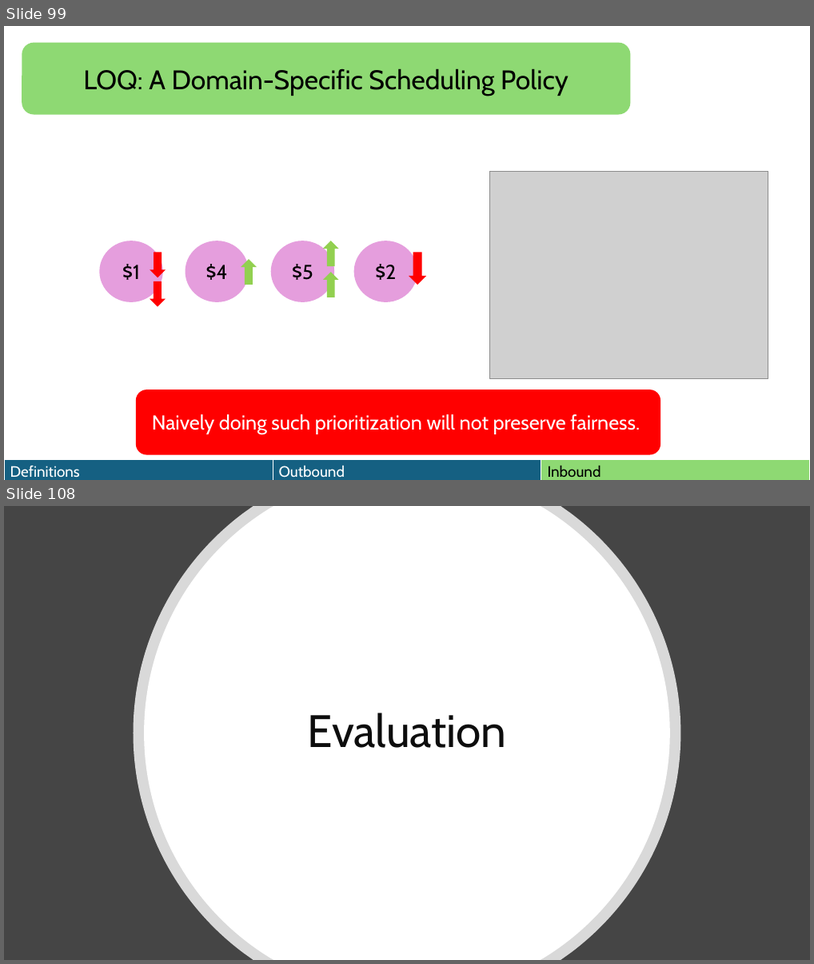
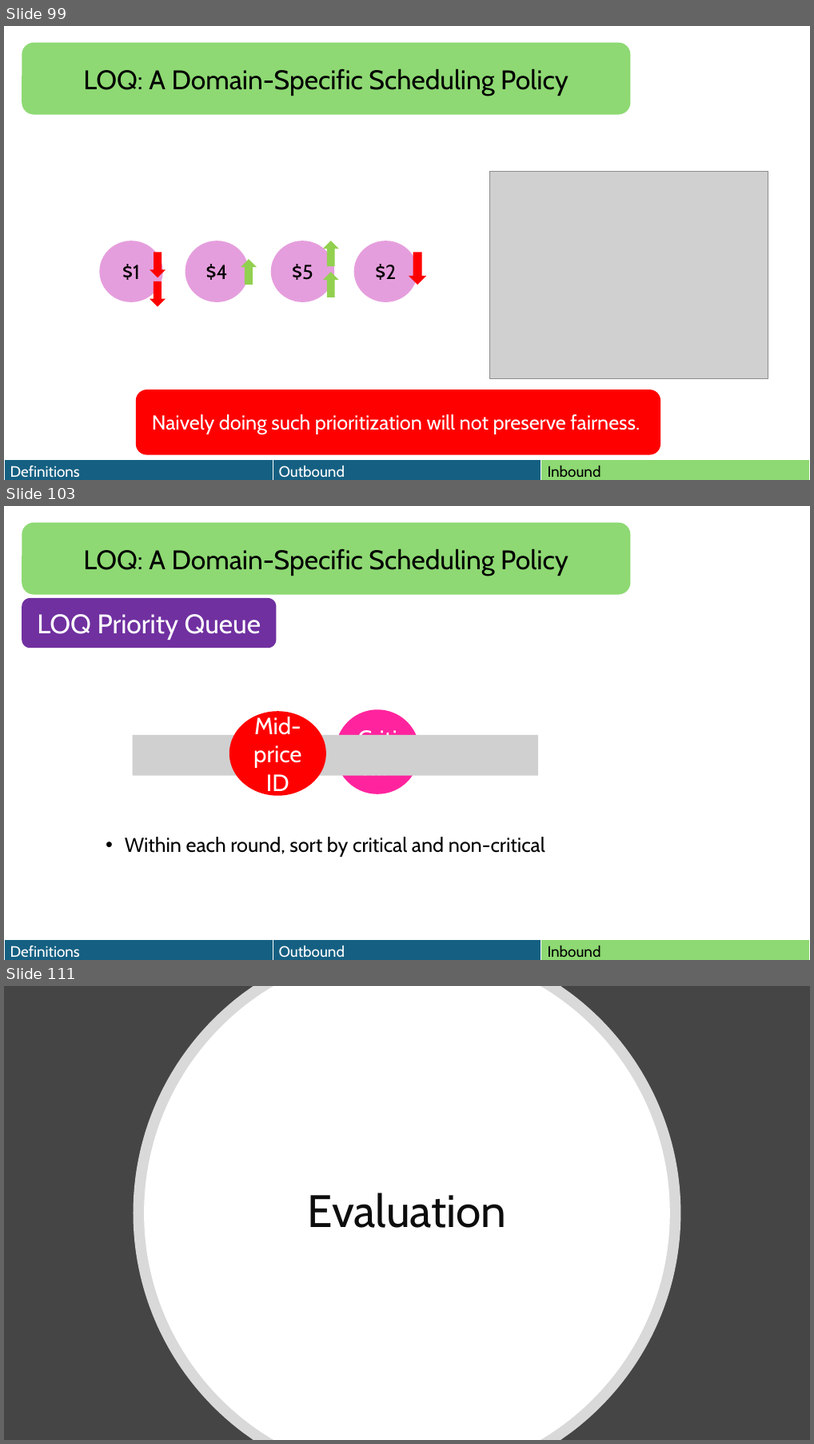
Before and after one commit to HaseebLUMS/Onyx-Presentation, a slide deck: thesis-latency-fairness.pptx. Shown one above the other, each under a label of ours: slides 99 and 108 before the commit, slides 99, 103 and 111 after it; the slides between them are not shown. The pictures are 814x964 and 814x1444 pixels, drawn with LibreOffice and Linux fonts; fonts in the diff are those of the drawing; grey boxes stand for pictures. Boxes give left, top, right and bottom in pixels: in the first picture for what was removed or moved away, otherwise in the second. Text is boxed around its words. In the diff, an @@ line names an element or a change of style, - is before the commit and + after.

```diff
--- a/thesis-latency-fairness.pptx
+++ b/thesis-latency-fairness.pptx
@@ slide 103 added at <box>4,506,810,960</box>, background #FFFFFF @@
@@ rounded rectangle added at <box>22,522,630,594</box>, fill #8ED973, 32 pt, text #000000 @@
+LOQ: A Domain-Specific Scheduling Policy
@@ rounded rectangle added at <box>22,598,276,648</box>, fill #7030A0, 32 pt, text #FFFFFF @@
+LOQ Priority Queue
@@ ellipse added at <box>230,711,326,796</box>, fill #FF0000, 28 pt, text #FFFFFF @@
+Mid-price ID
@@ ellipse added at <box>335,709,420,794</box>, fill #FF249E, 28 pt, text #FFFFFF @@
+Critical?
@@ picture added at <box>132,735,538,776</box> @@
@@ text added at <box>125,836,546,856</box>, 24 pt, text #000000 @@
+• Within each round, sort by critical and non-critical
@@ table added at <box>4,940,810,960</box>, 1 rows, 3 columns @@
+Definitions | Outbound | Inbound
@@ what was slide 108 is now slide 111 @@
```
Also in this commit, not shown: 9 slides changed, 2 other slides added, 1 other file.
